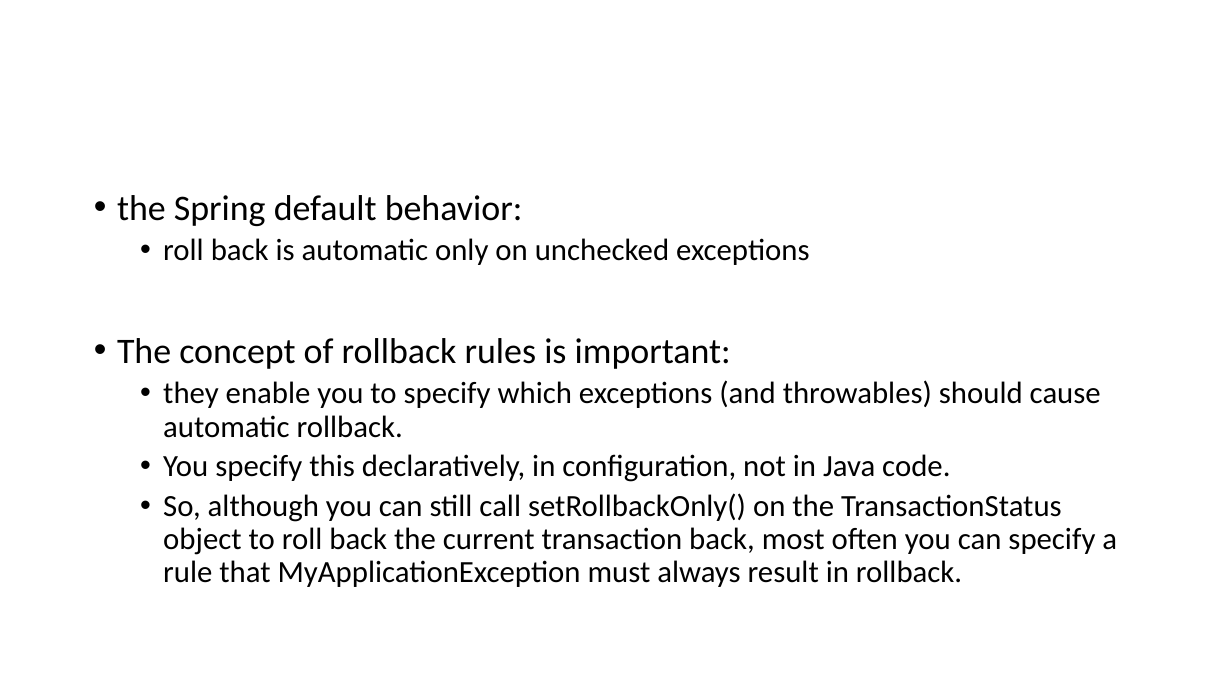
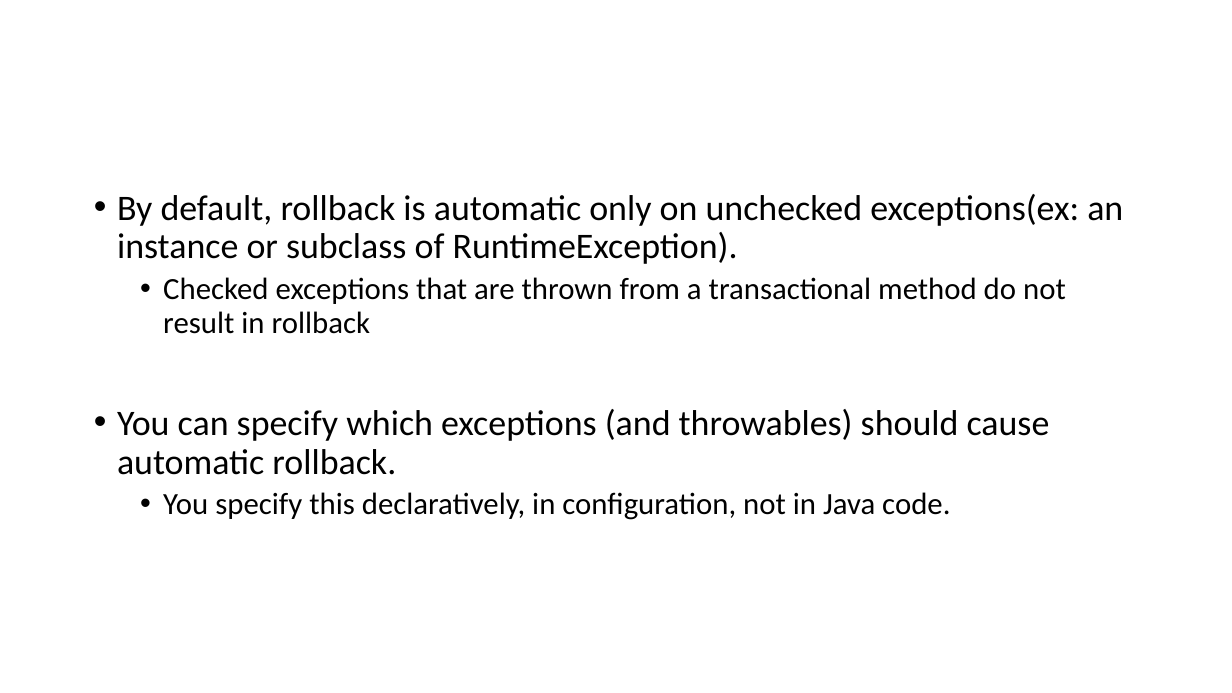
Before and after one commit to lawren43/mytest-repo, a slide deck: slide 10 of test-springmvc/doc/3.JPA+Spring.pptx (slide 11 before the commit). Drawn at 1232x693 pixels with LibreOffice and Linux fonts; fonts in the diff are those of the drawing. Boxes give left, top, right and bottom in pixels: in the first picture for what was removed or moved away, otherwise in the second. Text is boxed around its words. In the diff, an @@ line names an element or a change of style, - is before the commit and + after.

```diff
--- a/test-springmvc/doc/3.JPA+Spring.pptx
+++ b/test-springmvc/doc/3.JPA+Spring.pptx
@@ text at <box>117,194,1123,475</box>: text changed; size 24 to 28 pt @@
-• the Spring default behavior:
-  • roll back is automatic only on unchecked exceptions
-• The concept of rollback rules is important:
-  • they enable you to specify which exceptions (and throwables) should cause automatic rollback.
+• By default, rollback is automatic only on unchecked exceptions(ex: an instance or subclass of RuntimeException).
+  • Checked exceptions that are thrown from a transactional method do not result in rollback
+• You can specify which exceptions (and throwables) should cause automatic rollback.
@@ text at <box>163,493,1117,587</box>: paragraph removed @@
-  • So, although you can still call setRollbackOnly() on the TransactionStatus object to roll back the current transaction back, most often you can specify a rule that MyApplicationException must always result in rollback.
```
Also in this commit, not shown: 20 other slides changed, 3 slides added, 9 slides removed.
